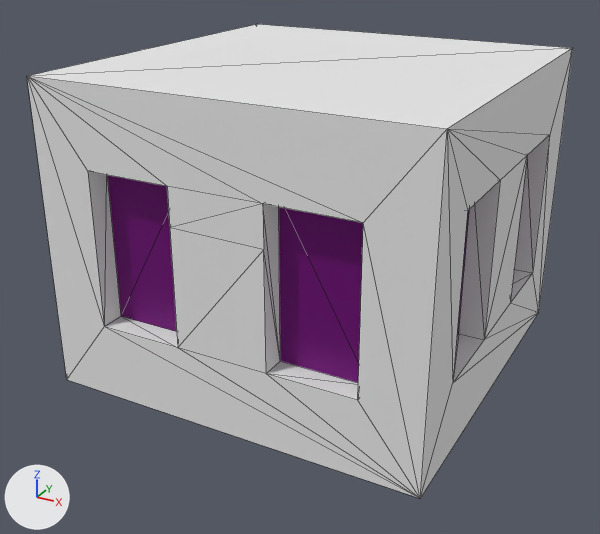
The glTF model Assets/Buildings/TempBlockout/square_mid_1.glb, before and after one commit.
Rendered twice from a camera (50 mm lens) standing at (4.81, -9.36, 5.81) and looking at (-0.13, -0.38, 1.32). Arrows for +X, +Y and +Z are at lower left; the lights stay in place. Mesh edges are drawn as thin lines. Vertices at the same position are counted once.

The older version as bpy lines, for what is in view:
```python
me_cube_071 = bpy.data.meshes.new('Cube.071')
me_cube_071.from_pydata(...)  # 75 vertices, 146 faces; spans x -2.5..2.5, y -2.5..2.5, z 0.0..4.0
# faces by material slot: [130, 16]
me_cube_071.materials.append(mat_textured_limestone_brick_016)
me_cube_071.materials.append(mat_glass_008)  # purple #7a0081
ob_square_mid_1 = bpy.data.objects.new('square_mid_1', me_cube_071)
ob_square_mid_1.location = (0.0, 0.0, 0.0)
```
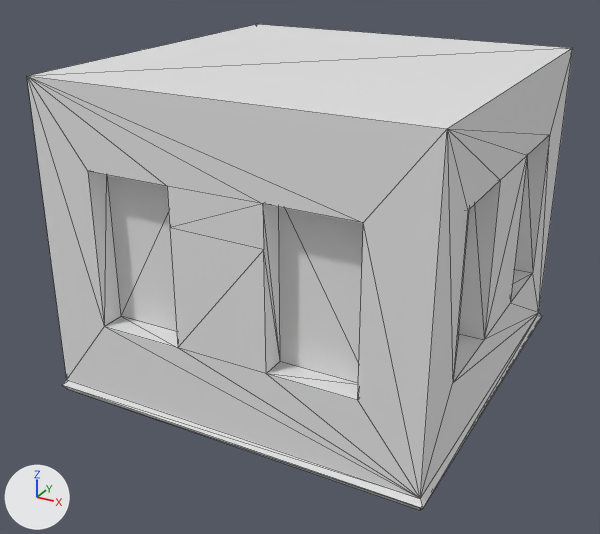
What differs and where, as boxes (x1, y1, x2, y2) in the pictures (600 x 534 px):
```json
{"object": "square_mid_1", "change": "reshaped", "before": [27, 24, 573, 498], "after": [27, 24, 573, 510]}
{"part": 1, "of": "me_cube_071", "change": "built on", "after": [62, 313, 542, 510]}
{"part": 2, "of": "me_cube_071", "change": "recoloured", "before": [66, 138, 549, 498], "after": [66, 138, 549, 498]}
{"part": 3, "of": "me_cube_071", "change": "recoloured", "before": [107, 175, 469, 383], "after": [107, 175, 469, 383], "on screen": "purple to grey"}
```

The change, as JSON lines over the scene's bpy script:
```json
{"block": "me_cube_071", "where": "# used by ob_square_mid_1; location = (0.0, 0.0, 0.0)"}
{"op": "remove", "block": "me_cube_071", "code": "me_cube_071.from_pydata(...)  # 75 vertices, 146 faces; spans x -2.5..2.5, y -2.5..2.5, z 0.0..4.0"}
{"op": "add", "block": "me_cube_071", "code": "me_cube_071.from_pydata(...)  # 83 vertices, 162 faces; spans x -2.55..2.55, y -2.55..2.55, z -0.15..4.0"}
{"block": "me_cube_071", "change": "me_cube_071 part 1"}
{"block": "me_cube_071", "change": "2 faces are deleted"}
{"block": "me_cube_071", "change": "8 vertices are added at x -2.55..2.55, y -2.55..2.55, z -0.15..-0.08"}
{"block": "me_cube_071", "change": "18 new faces join them"}
{"block": "me_cube_071", "change": "me_cube_071 part 2: 128 faces spanning x -2.5..2.5, y -2.5..2.5, z 0.0..4.0 switch from mat_textured_limestone_brick_016 to no material"}
{"block": "me_cube_071", "change": "me_cube_071 part 3: 16 faces spanning x -2.18..2.18, y -2.18..2.18, z 0.99..2.99 switch from mat_glass_008 (purple #7a0081) to no material"}
```
